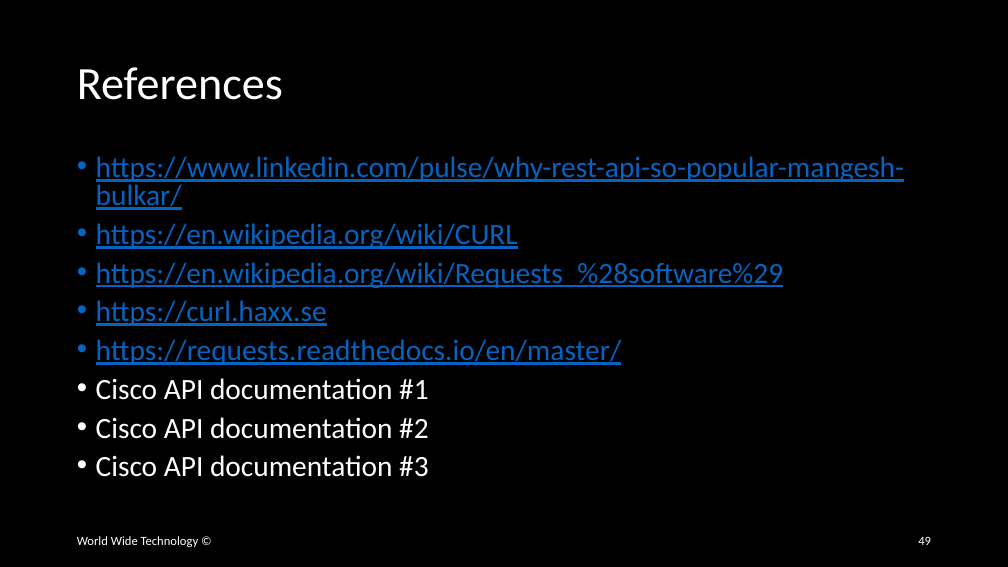
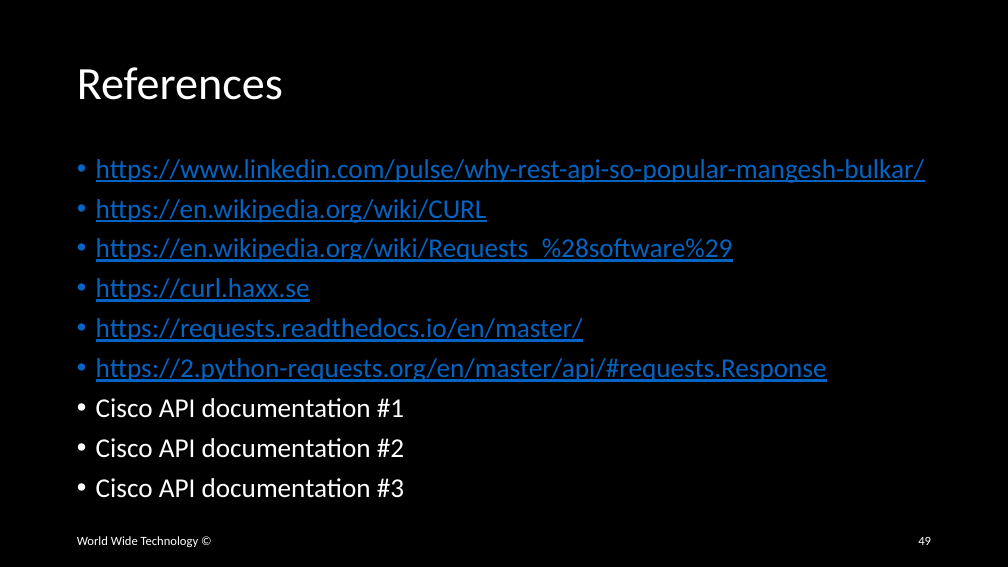
Before and after one commit to wwt/curl-requests-foundations, a slide deck: slide 49 of curl-requests-foundations.pptx. Drawn at 1008x567 pixels with LibreOffice and Linux fonts; fonts in the diff are those of the drawing. Boxes give left, top, right and bottom in pixels: in the first picture for what was removed or moved away, otherwise in the second. Text is boxed around its words. In the diff, an @@ line names an element or a change of style, - is before the commit and + after.

Commit message:
Added reference URL for Python Response Object

```diff
--- a/curl-requests-foundations.pptx
+++ b/curl-requests-foundations.pptx
@@ text at box(96, 159, 924, 498): size 28 to 25.9 pt in "https://www.linkedin.com/pulse/why-rest-api-so-popular-mange ...", "https://en.wikipedia.org/wiki/CURL", "https://en.wikipedia.org/wiki/Requests_%28software%29", "https://curl.haxx.se" and 4 more places; line spacing 0.8 to 0.9 @@
@@ text at box(96, 358, 827, 382): paragraph added @@
+• https://2.python-requests.org/en/master/api/#requests.Response
```
Also in this commit, not shown: 1 other slide changed.
